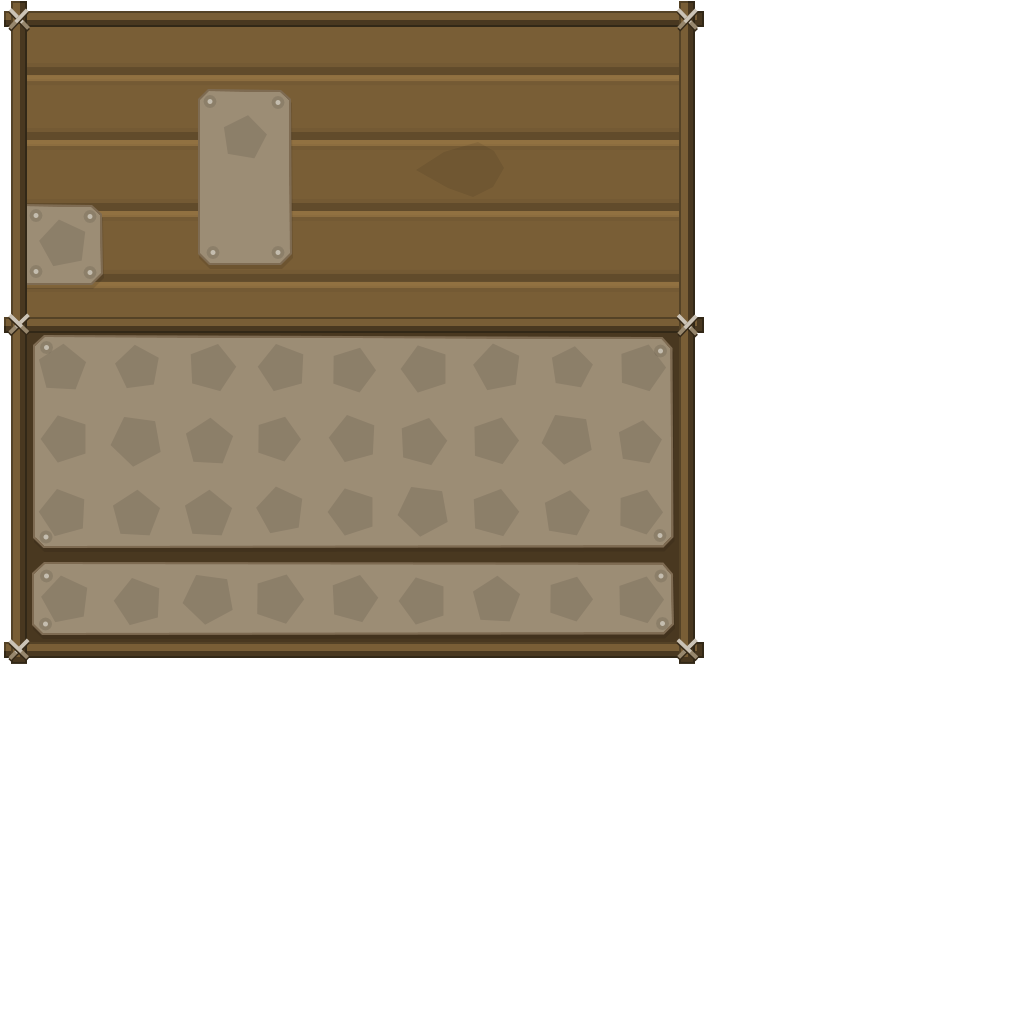
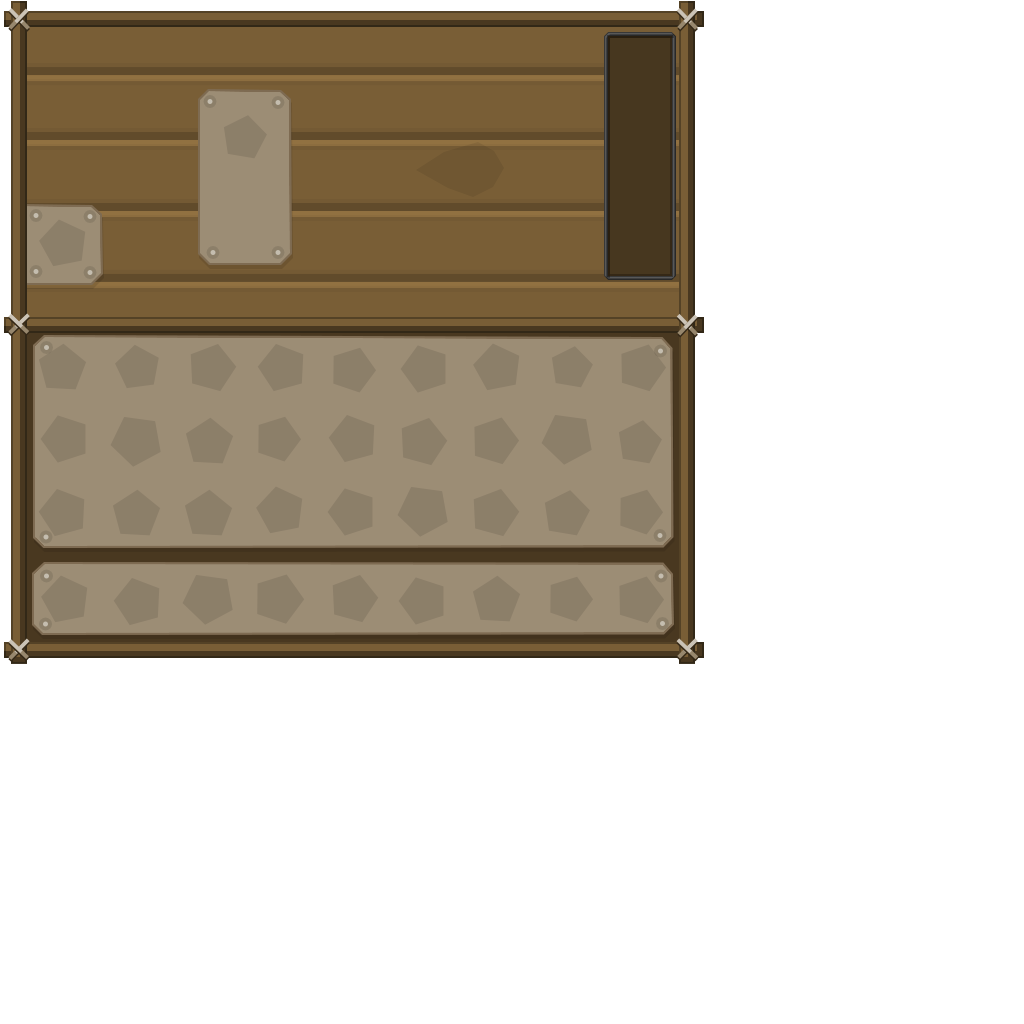
Layers edited between the first and the second 1024 x 1024 image:
added group "fluid large" with 2 layers above "gui" over [604, 32, 676, 280]
added layer "Shape 1" in group "fluid large" over [604, 32, 676, 280]
added layer "Rectangle 1" in group "fluid large" over [608, 36, 672, 276]
